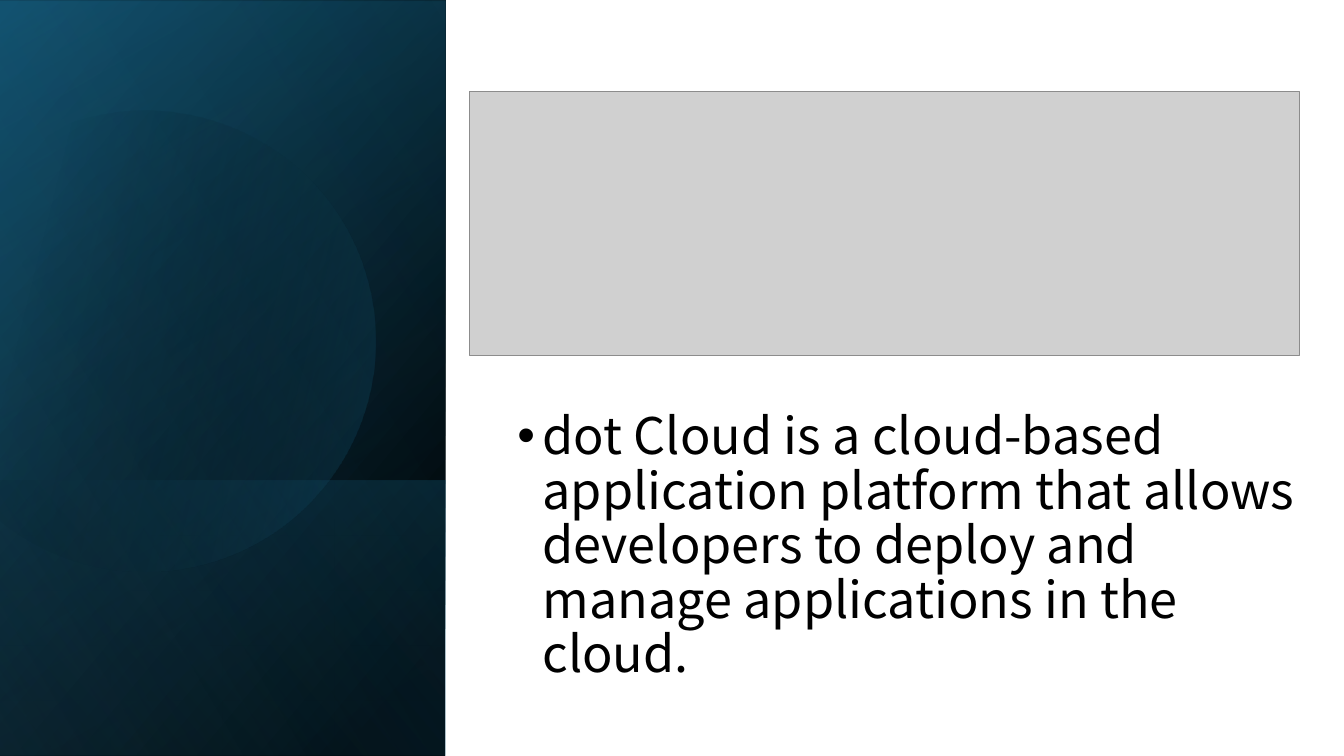
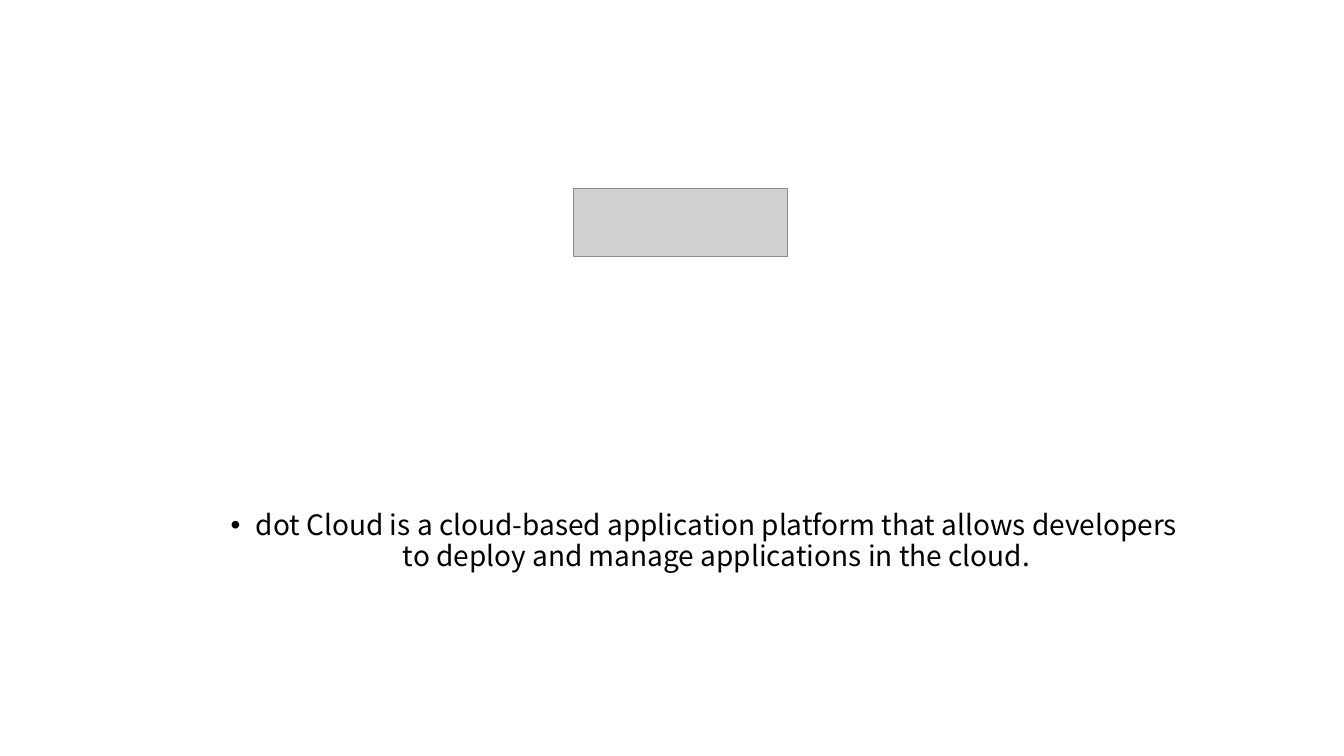
Before and after one commit to CompPsyUnion/2526-weekly-session, a slide deck: slide 9 of Contents/Docker/slide/Docker演示.pptx (slide 8 before the commit). Drawn at 1344x756 pixels with LibreOffice and Linux fonts; fonts in the diff are those of the drawing; grey boxes stand for pictures. Boxes give left, top, right and bottom in pixels: in the first picture for what was removed or moved away, otherwise in the second. Text is boxed around its words. In the diff, an @@ line names an element or a change of style, - is before the commit and + after.

```diff
--- a/Contents/Docker/slide/Docker演示.pptx
+++ b/Contents/Docker/slide/Docker演示.pptx
@@ rectangle removed at (0,0,1344,756) @@
@@ rectangle removed at (0,0,446,756) @@
@@ rectangle removed at (0,1,446,756) @@
@@ rectangle removed at (0,0,446,755) @@
@@ freeform shape removed at (0,56,431,618) @@
@@ freeform shape added at (482,62,863,388), outline #FFFFFF 1.5 pt @@
@@ freeform shape added at (497,75,854,370), fill #FFFFFF at 30% opacity @@
@@ picture: place and size @@
-picture at (470,92,1301,356)
+picture at (574,189,787,256)
@@ rectangle removed at (0,480,446,756) @@
@@ text "dot Cloud is a cloud-based ...": place and size @@
-text "dot Cloud is a cloud-based ..." at (542,414,1294,673)
+text "dot Cloud is a cloud-based ..." at (256,512,1177,573)
@@ text "dot Cloud is a cloud-based ..." at (256,512,1177,573): size 36 to 20 pt; alignment left to centre; vertical alignment middle to top @@
```
Also in this commit, not shown: 16 other slides changed, 10 slides added.
